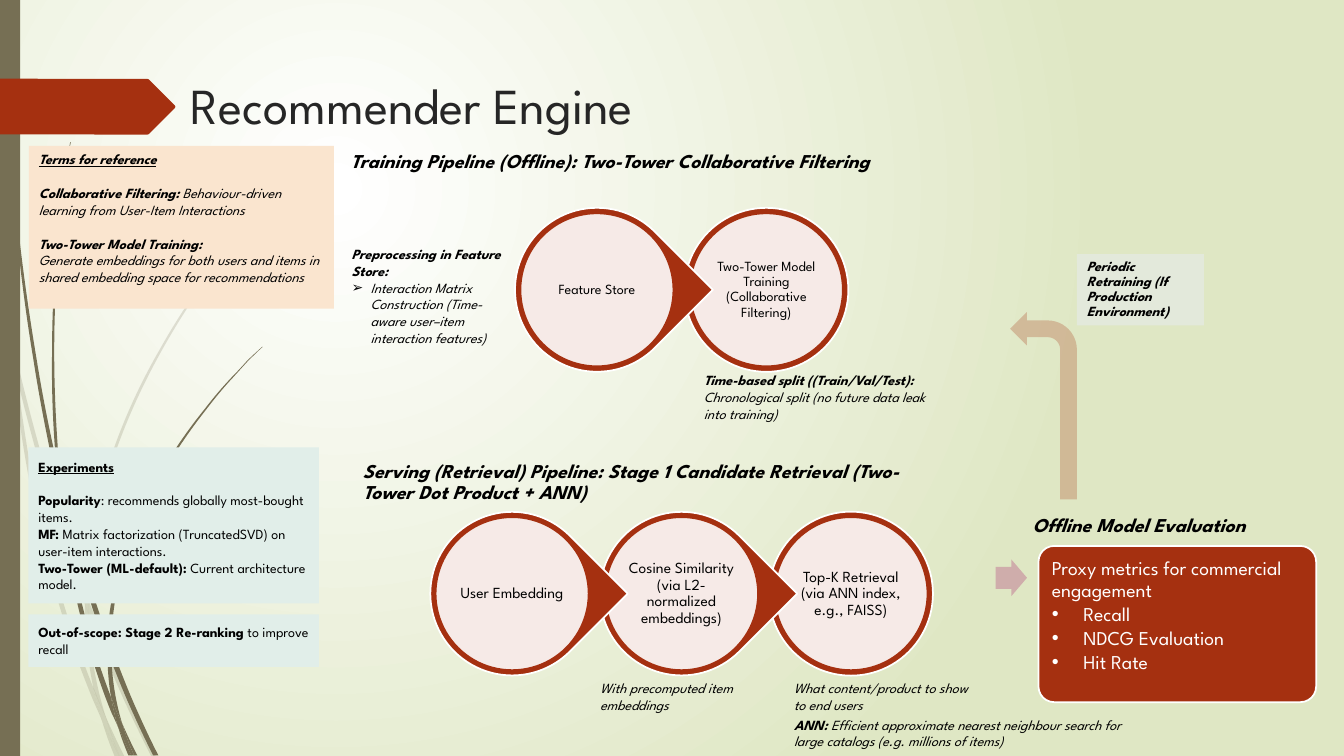
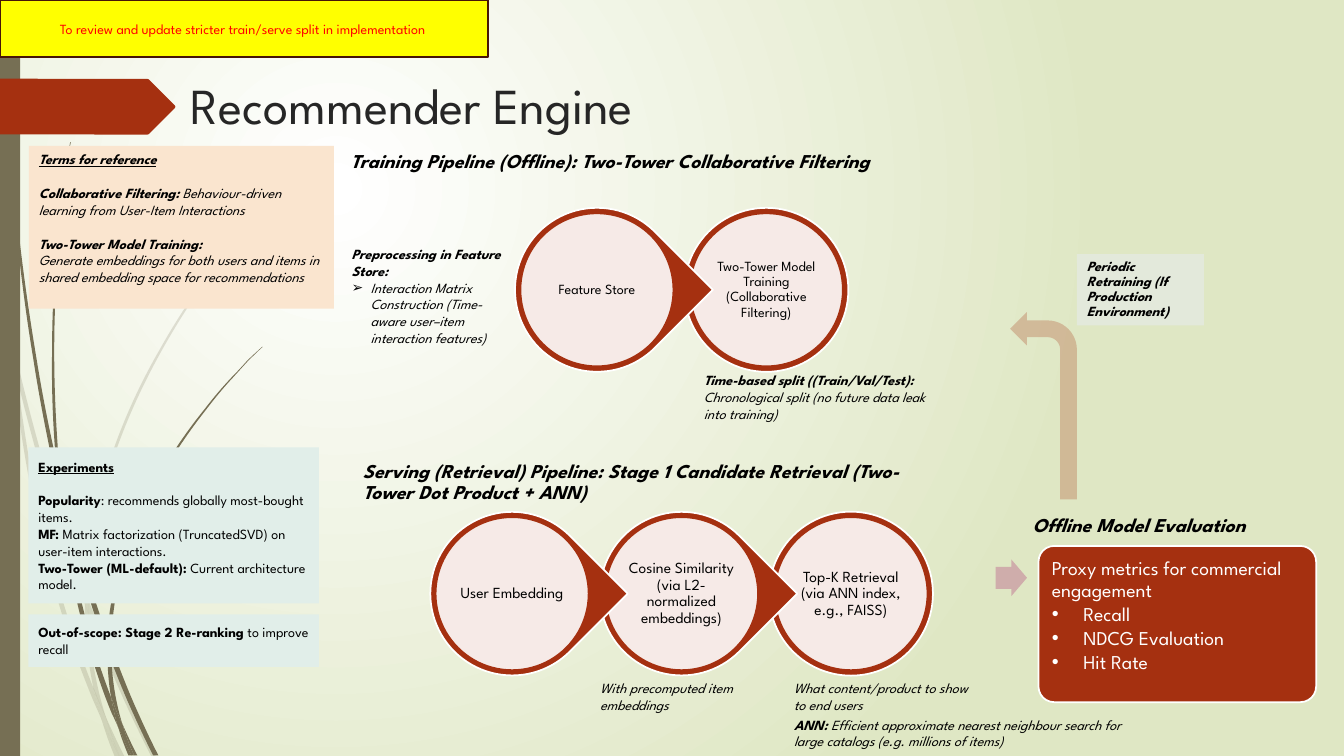
Before and after one commit to Phrey001/mle-marketplace-growth, a slide deck: slide 5 of docs/architecture.pptx. Drawn at 1344x756 pixels with LibreOffice and Linux fonts; fonts in the diff are those of the drawing. Boxes give left, top, right and bottom in pixels: in the first picture for what was removed or moved away, otherwise in the second. Text is boxed around its words. In the diff, an @@ line names an element or a change of style, - is before the commit and + after.

Commit message:
clarify training/serving split for purchase propensity and added policy scoring slide

```diff
--- a/docs/architecture.pptx
+++ b/docs/architecture.pptx
@@ rectangle added at [0, 0, 488, 56], fill #FFFF00, outline #481507 1.25 pt, 10 pt, text #FF0000 @@
+To review and update stricter train/serve split in implementation
```
Also in this commit, not shown: 1 other slide changed, 1 slide added, 30 other files.
